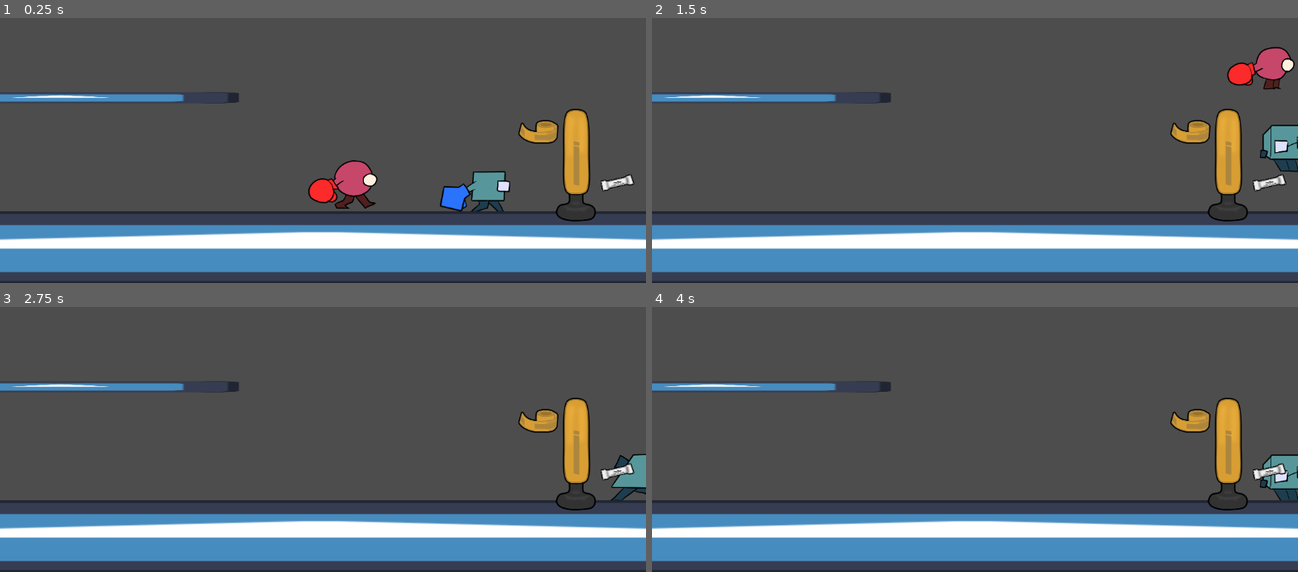
Above: before the commit, frames 1-4 (two rows, left to right).
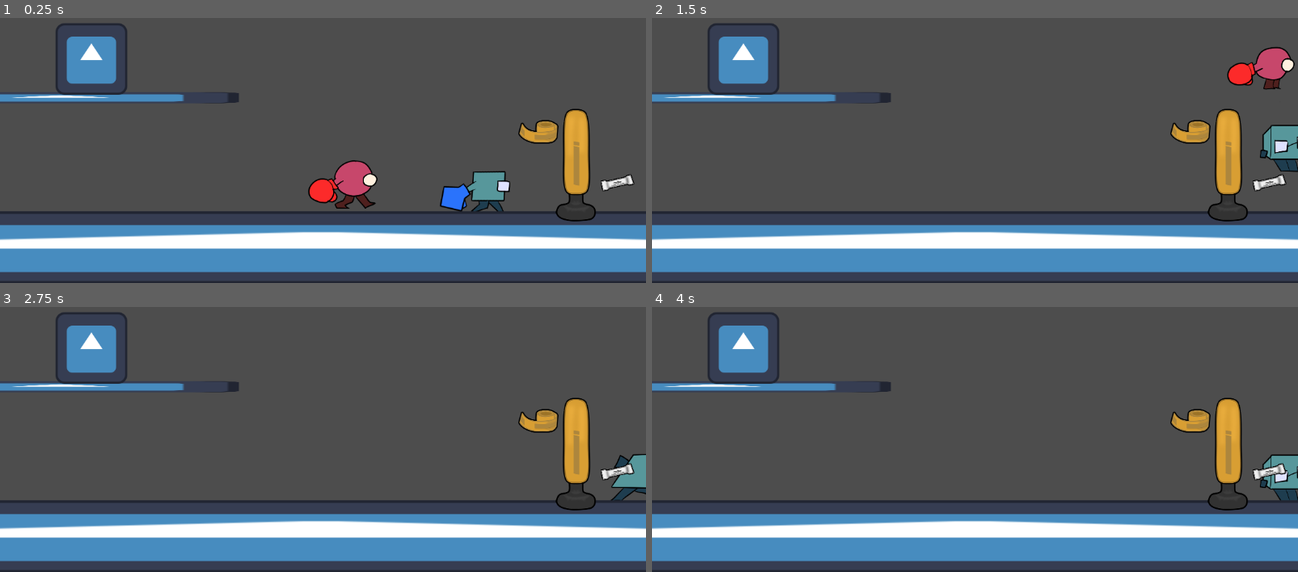
Above: after the commit, the same moments.

Repository: DATT4300PEOPLE/Upperdut
Game: Godot game, scene res://Levels/level_one.tscn
Same seed, same stepped clock (60 frames per second), same inputs: the game is played once before the commit and once after it. The engine's default icon, where the game draws it, is replaced by a stand-in: a white triangle on a blue panel in a dark square.
Inputs:
- Up to frame 1 (0.25 s): no input
- Up to frame 2 (1.5 s): hold E (P1Punch) 0.53-1.28 s; hold D (P1Right) from 0.53 s (still down); tap Space (P1Jump) at 0.77 s; tap Shift (P2Punch) at 0.8, 1.35 s
- Up to frame 3 (2.75 s): tap Space (P1Jump) at 1.52 s; tap E (P1Punch) at 1.55 s; tap Enter at 2 s; release D (P1Right) at 2.03 s; hold A (P1Left) from 2.03 s (still down); hold Shift (P2Punch) from 2.03 s (still down); tap Q (P1Parry) at 2.1 s
- Up to frame 4 (4 s): tap Space (P1Jump) at 2.75, 3.02, 3.77 s; release A (P1Left) at 2.78 s; release Shift (P2Punch) at 2.78 s; hold D (P1Right) from 2.78 s (still down); tap E (P1Punch) at 2.85 s; tap Enter at 3.5 s; hold Down (P2Down) from 3.53 s (still down); tap Shift (P2Punch) at 3.8 s

The runs differ from the first frame. In frame 1, 1.7% of the frame differs, in the area x 8-20%, y 2-29%; in frame 2, 1.7%; in frame 3, 1.7%; in frame 4, 1.7%.

Commit message:
Switch Made

Diff:
--- a/upperdut/Levels/level_one.tscn
+++ b/upperdut/Levels/level_one.tscn
@@ -19,6 +19,9 @@
 
 [sub_resource type="RectangleShape2D" id="RectangleShape2D_whtlt"]
 size = Vector2(57, 208.5)
+
+[sub_resource type="RectangleShape2D" id="RectangleShape2D_kmyb2"]
+size = Vector2(134, 123)
 
 [node name="level_one" type="Node2D"]
 position = Vector2(0, 75)
@@ -89,6 +92,17 @@
 shape = SubResource("RectangleShape2D_whtlt")
 debug_color = Color(0.84424186, 0.0010430897, 0.9147864, 0.41960785)
 
+[node name="Switch" type="Area2D" parent="."]
+position = Vector2(165, 191)
+
+[node name="CollisionShape2D" type="CollisionShape2D" parent="Switch"]
+position = Vector2(-2, -21.5)
+shape = SubResource("RectangleShape2D_kmyb2")
+
+[node name="Temp" type="Sprite2D" parent="Switch"]
+position = Vector2(-2, -18)
+texture = ExtResource("1_wi846")
+
 [node name="PunchingBag321" type="Sprite2D" parent="."]
 position = Vector2(1027.25, 362.56815)
 scale = Vector2(0.5, 0.5)
@@ -108,3 +122,6 @@
 [connection signal="area_entered" from="Ladde" to="Player 2" method="_on_ladde_area_enteredp2"]
 [connection signal="area_exited" from="Ladde" to="Player 1" method="_on_ladde_area_exitedp1"]
 [connection signal="area_exited" from="Ladde" to="Player 2" method="_on_ladde_area_exitedp2"]
+[connection signal="area_entered" from="Switch" to="Player 1" method="_on_switch_area_entered"]
+[connection signal="area_entered" from="Switch" to="Player 2" method="_on_switch_area_entered"]
+[connection signal="area_exited" from="Switch" to="Player 1" method="_on_switch_area_exited"]
--- a/upperdut/Scripts/player_movement.gd
+++ b/upperdut/Scripts/player_movement.gd
@@ -21,7 +21,8 @@
 var action_timer = 0
 var p1_on_ladder = false
 var p2_on_ladder = false
-
+var near_switch = false
+var switch_hit = false
 
 var move_dir = 0
 var direction
@@ -82,7 +83,7 @@
 			action_timer = max_action_duration
 	get_input()
 	punch_anim_dir()
-
+	hit_switch()
 	move_and_slide()
 
 # Player uses their mobility by moving around, getting hit increases their mobility
@@ -217,3 +218,16 @@
 func _on_ladde_area_exitedp2(area: Area2D) -> void:
 	if "player_collider" in area.name:
 		p2_on_ladder = false
+
+func _on_switch_area_entered(area: Area2D) -> void:
+	if "player_collider" in area.name:
+		near_switch = true
+
+func _on_switch_area_exited(area: Area2D) -> void:
+	if "player_collider" in area.name:
+		near_switch = false
+
+func hit_switch() -> void:
+	if near_switch == true && Input.is_action_pressed("P1Punch") || Input.is_action_pressed("P2Punch"):
+		print("Sick")
+		switch_hit == true
Not shown: 1 places in upperdut/Levels/level_one.tscn that only renumber resources
